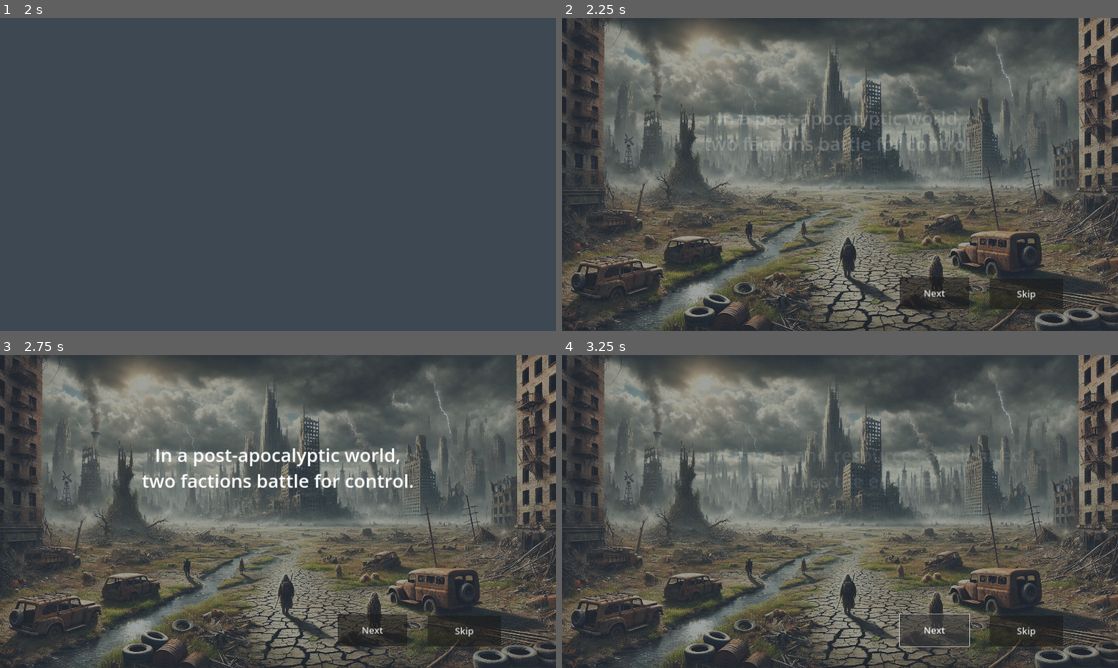
Above: before the commit, frames 1-4 (two rows, left to right).
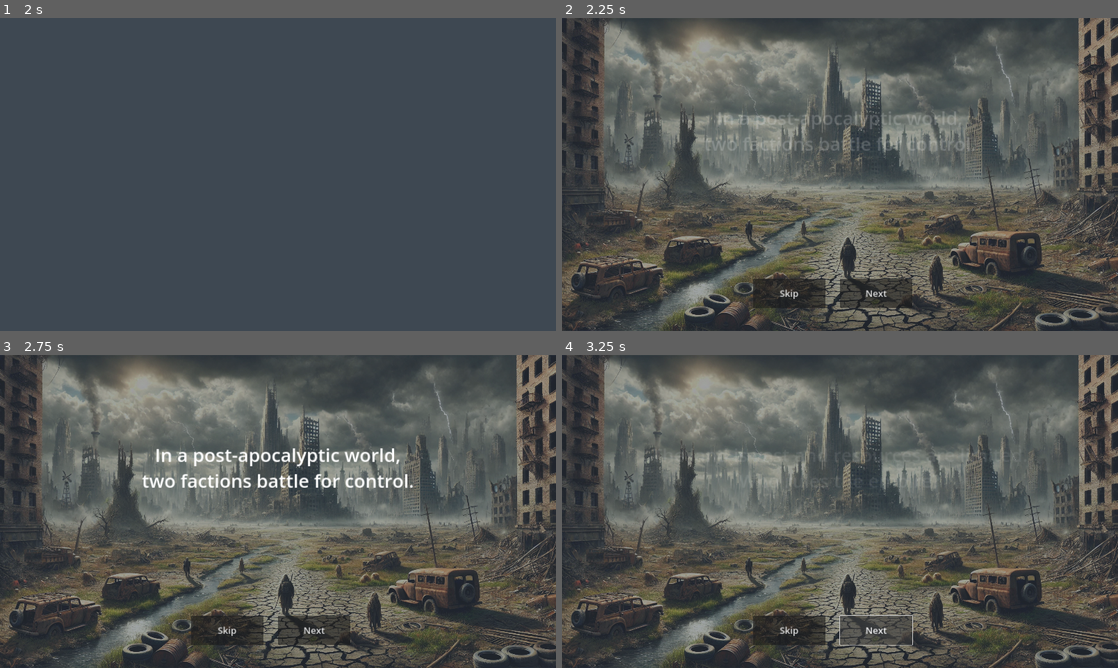
Above: after the commit, the same moments.

Repository: nguyendangy/hex-conquer
Game: Godot game, scene res://Scenes/Intro.tscn
Two runs of this game, one before a commit and one after it. Both use one fixed random seed, a clock stepped at 60 frames per second and the inputs below.
Inputs (mouse positions are in pixels of both pictures, inside the frame that each line leads up to):
- Up to frame 1 (2 s): move the mouse to (400, 158) at 0.52 s; hold Right mouse button (camera_pan) 0.53-1.25 s; click (400, 158) at 0.67 s; drag from (166, 190) to (250, 237) at 1.27 s
- Up to frame 2 (2.25 s): move the mouse to (895, 105) at 2.02 s; tap Mouse wheel down (camera_zoom_out) at 2.1 s; click (895, 105) at 2.17 s
- Up to frame 3 (2.75 s): no input
- Up to frame 4 (3.25 s): click "Next" at 2.75 s

Frame 1 is identical in both runs. In frame 2, 2.6% of the frame differs, in the area x 34-91%, y 82-94%; in frame 3, 2.6%; in frame 4, 2.5%.

Commit message:
Move buttons

Diff:
--- a/Scenes/Story.tscn
+++ b/Scenes/Story.tscn
@@ -138,40 +138,30 @@
 
 [node name="Buttons" type="Control" parent="."]
 anchors_preset = 0
-offset_left = 1166.0
-offset_top = 894.0
-offset_right = 1206.0
-offset_bottom = 934.0
+offset_left = 660.0
+offset_top = 900.0
+offset_right = 1260.0
+offset_bottom = 1000.0
+
+[node name="Skip" type="Button" parent="Buttons"]
+layout_mode = 0
+offset_right = 250.0
+offset_bottom = 100.0
+theme_override_font_sizes/font_size = 32
+text = "Skip"
 
 [node name="Next" type="Button" parent="Buttons"]
 layout_mode = 0
-offset_right = 240.0
-offset_bottom = 111.0
+offset_left = 300.0
+offset_right = 550.0
+offset_bottom = 100.0
 theme_override_font_sizes/font_size = 32
 text = "Next"
-
-[node name="Skip" type="Button" parent="Buttons"]
-top_level = true
-layout_mode = 1
-anchors_preset = 8
-anchor_left = 0.5
-anchor_top = 0.5
-anchor_right = 0.5
-anchor_bottom = 0.5
-offset_left = 517.0
-offset_top = 359.0
-offset_right = 770.0
-offset_bottom = 465.0
-grow_horizontal = 2
-grow_vertical = 2
-theme_override_font_sizes/font_size = 32
-text = "Skip"
-icon_alignment = 1
 
 [node name="AnimationPlayer" type="AnimationPlayer" parent="."]
 libraries = {
 "": SubResource("AnimationLibrary_ahio3")
 }
 
+[connection signal="pressed" from="Buttons/Skip" to="." method="_on_SkipButton_pressed"]
 [connection signal="pressed" from="Buttons/Next" to="." method="_on_NextButton_pressed"]
-[connection signal="pressed" from="Buttons/Skip" to="." method="_on_SkipButton_pressed"]
